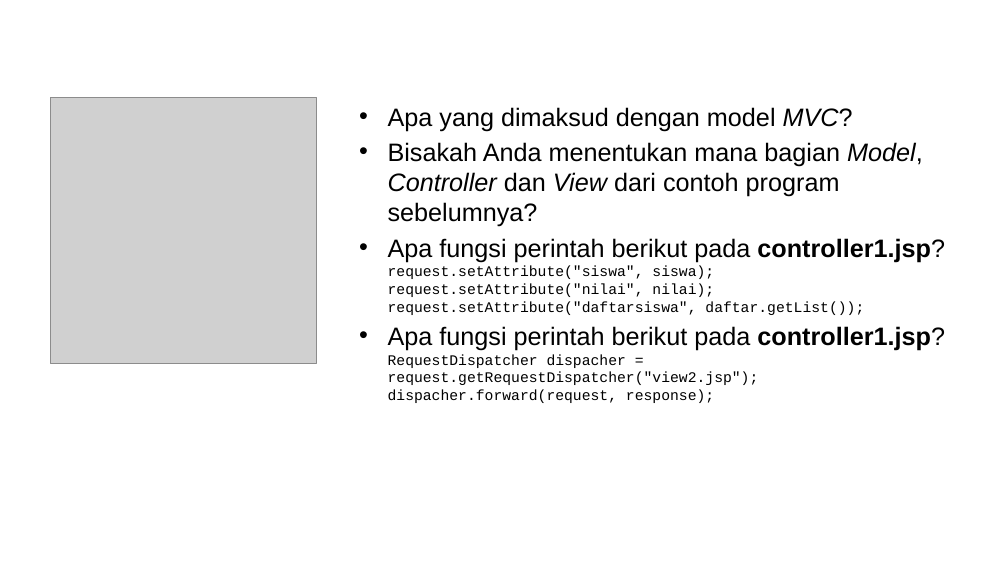
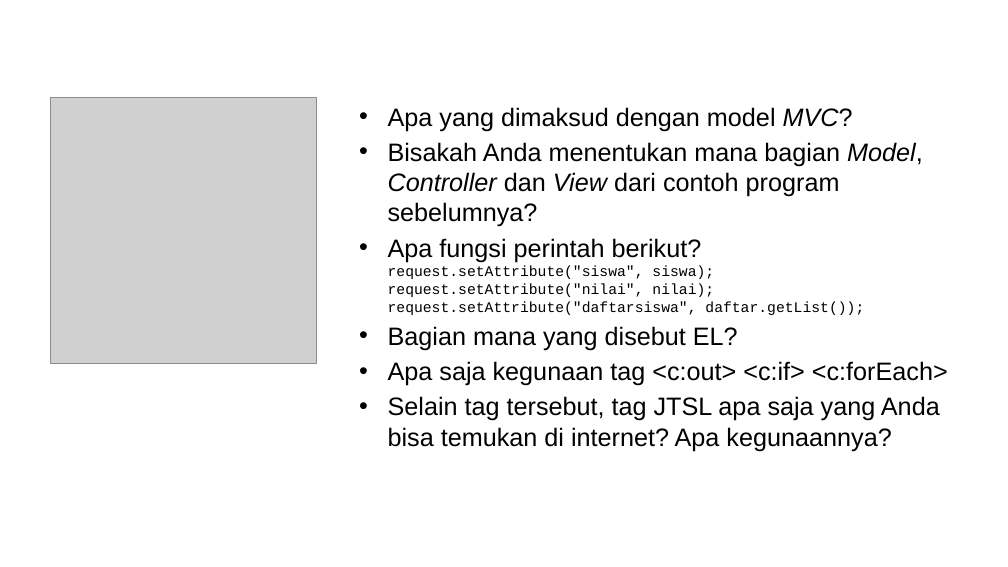
Before and after one commit to ruang-belajar/java-ee, a slide deck: slide 6 of docs/res/Java EE - Pertemuan 6.pptx. Drawn at 1008x567 pixels with LibreOffice and Linux fonts; fonts in the diff are those of the drawing; grey boxes stand for pictures; background and template pictures are left out. Boxes give left, top, right and bottom in pixels: in the first picture for what was removed or moved away, otherwise in the second. Text is boxed around its words. In the diff, an @@ line names an element or a change of style, - is before the commit and + after.

```diff
--- a/docs/res/Java EE - Pertemuan 6.pptx
+++ b/docs/res/Java EE - Pertemuan 6.pptx
@@ text at (388, 238, 948, 451): text changed; size 14 to 24 pt; font Courier New to Arial @@
-• Apa fungsi perintah berikut pada controller1.jsp?
-  request.setAttribute("siswa", siswa);
-  request.setAttribute("nilai", nilai);
-  request.setAttribute("daftarsiswa", daftar.getList());
-• Apa fungsi perintah berikut pada controller1.jsp?
-  RequestDispatcher dispacher = request.getRequestDispatcher("view2.jsp");
-  dispacher.forward(request, response);
+• Apa fungsi perintah berikut?
+  request.setAttribute("siswa", siswa);
+  request.setAttribute("nilai", nilai);
+  request.setAttribute("daftarsiswa", daftar.getList());
+• Bagian mana yang disebut EL?
+• Apa saja kegunaan tag <c:out> <c:if> <c:forEach>
+• Selain tag tersebut, tag JTSL apa saja yang Anda bisa temukan di internet? Apa kegunaannya?
```
Also in this commit, not shown: 4 other slides changed, 2 slides removed, 9 other files.
